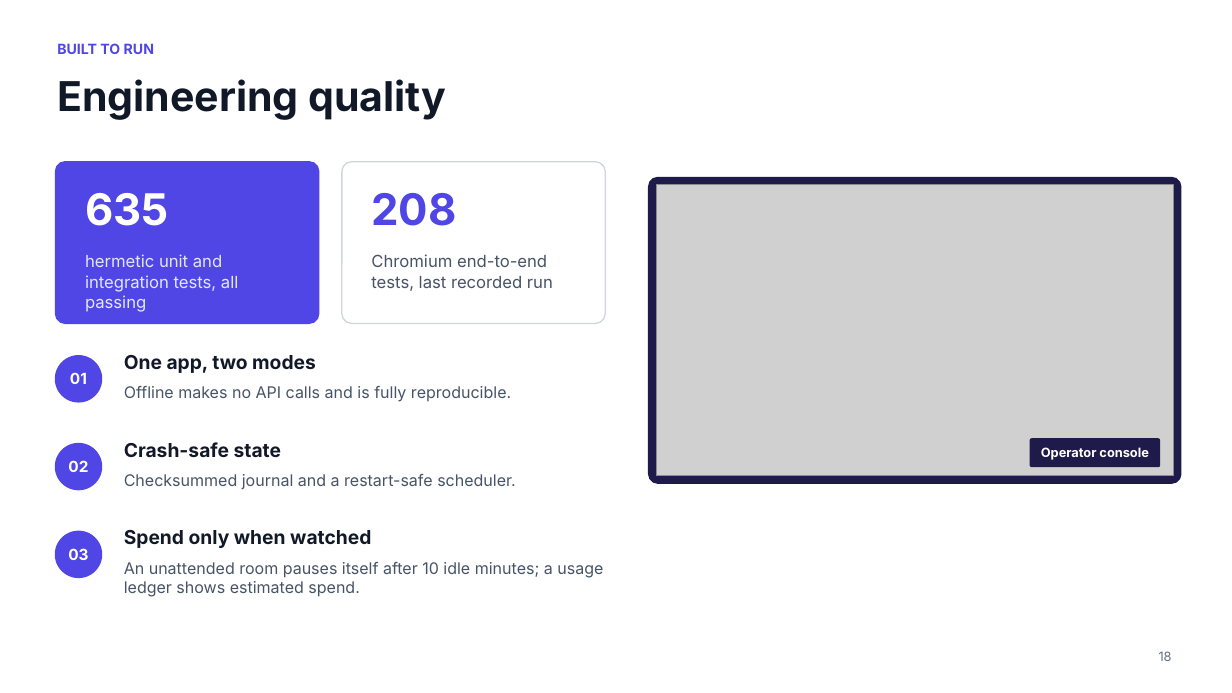
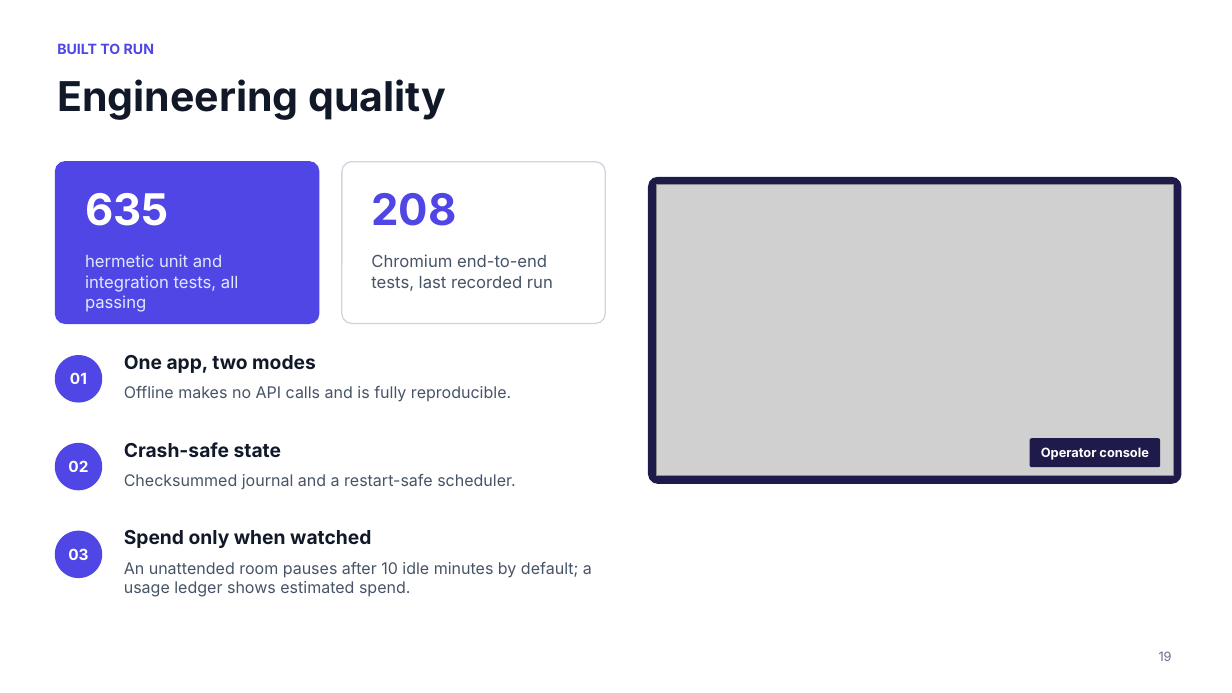
Before and after one commit to e8aura-makodev58/nebius-compass, a slide deck: slide 19 of docs/nebius/deck/ResponseCompass-nebius-deck.pptx (slide 18 before the commit). Drawn at 1232x693 pixels with LibreOffice and Linux fonts; fonts in the diff are those of the drawing; grey boxes stand for pictures; background and template pictures are left out. Boxes give left, top, right and bottom in pixels: in the first picture for what was removed or moved away, otherwise in the second. Text is boxed around its words. In the diff, an @@ line names an element or a change of style, - is before the commit and + after.

```diff
--- a/docs/nebius/deck/ResponseCompass-nebius-deck.pptx
+++ b/docs/nebius/deck/ResponseCompass-nebius-deck.pptx
@@ text at bbox=[124, 562, 592, 597]: text changed @@
-An unattended room pauses itself after 10 idle minutes; a usage ledger shows estimated spend.
+An unattended room pauses after 10 idle minutes by default; a usage ledger shows estimated spend.
```
Also in this commit, not shown: 17 other slides changed, 1 slide added, 2 other files.
